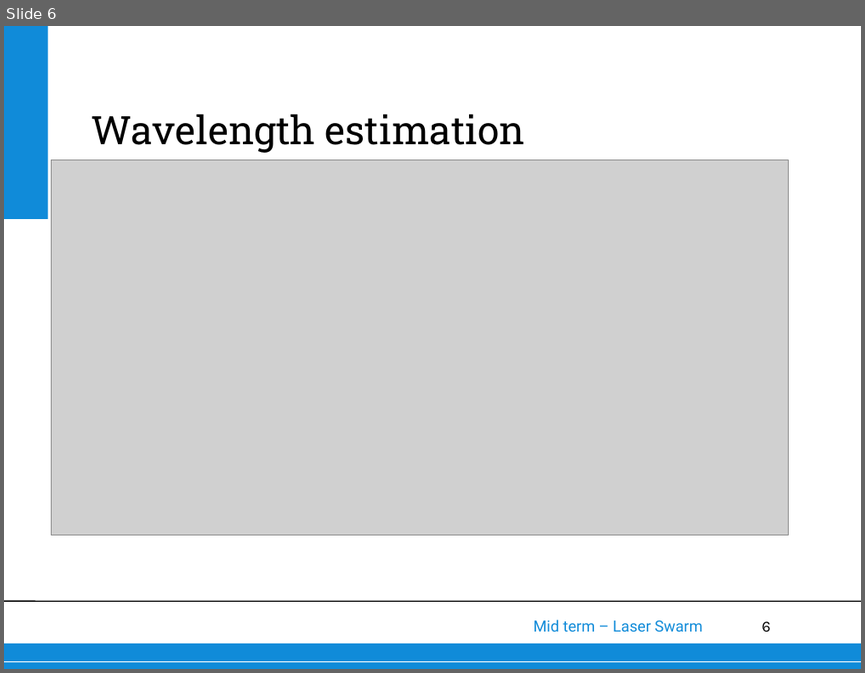
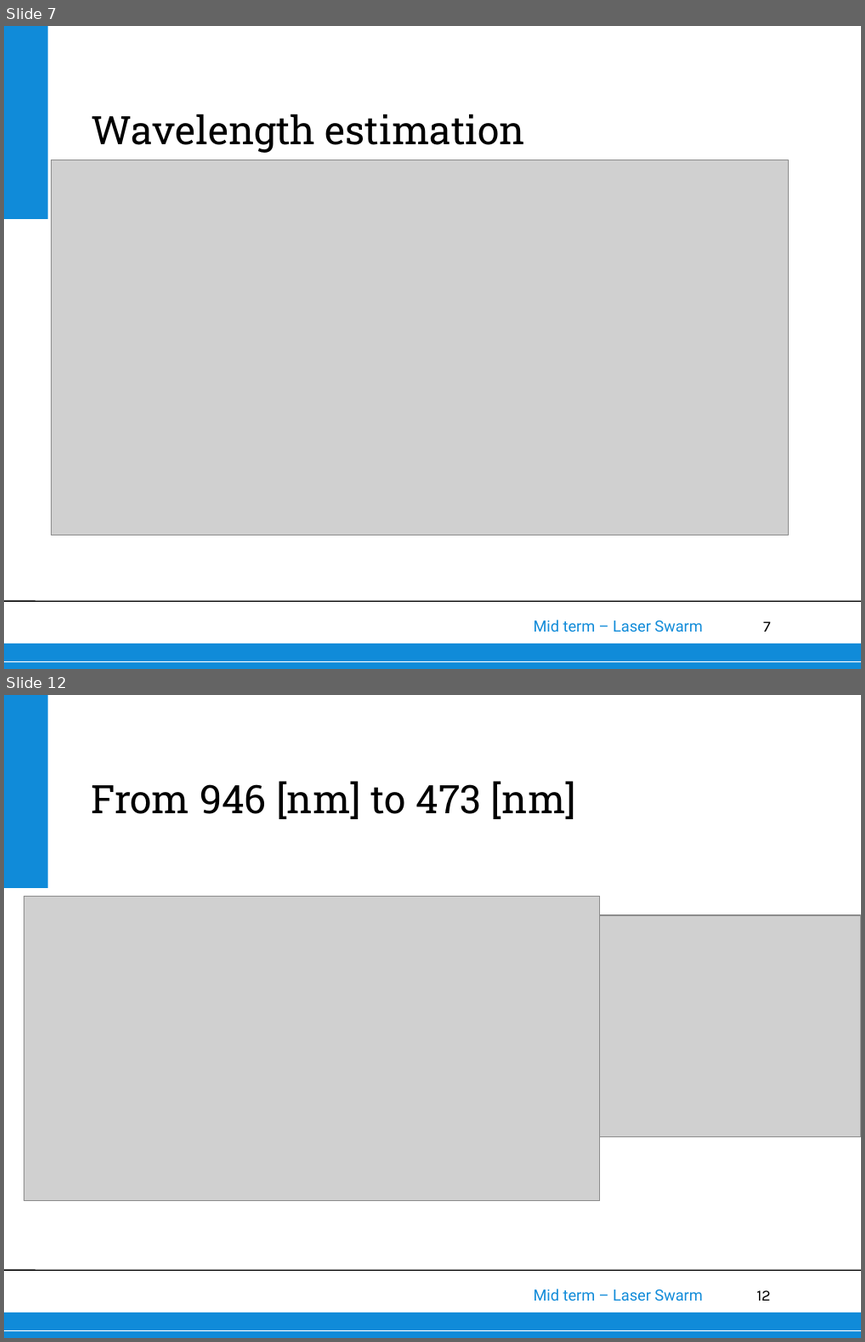
Before and after one commit to thewisenerd/laser-swarm, a slide deck: midTermPresentation/subsections/OS.ppt. Shown one above the other, each under a label of ours: slide 6 before the commit, slides 7 and 12 after it; the slides between them are not shown. The pictures are 865x673 and 865x1342 pixels, drawn with LibreOffice and Linux fonts; fonts in the diff are those of the drawing; grey boxes stand for pictures; background and template pictures are left out. Boxes give left, top, right and bottom in pixels: in the first picture for what was removed or moved away, otherwise in the second. Text is boxed around its words. In the diff, an @@ line names an element or a change of style, - is before the commit and + after.

```diff
--- a/midTermPresentation/subsections/OS.ppt
+++ b/midTermPresentation/subsections/OS.ppt
@@ slide 12 added at [4,695,861,1338], background #FFFFFF; not listed: 6 template elements that a slide beside it also shows @@
@@ title added at [91,781,576,819], 33 pt, text #000000 @@
+From 946 [nm] to 473 [nm]
@@ picture added at [24,896,601,1201] @@
@@ picture added at [553,915,861,1137] @@
@@ what was slide 6 is now slide 7 @@
@@ page number at [763,621,771,631]: text changed @@
-6
+7
```
Also in this commit, not shown: 2 slides changed, 6 other slides added.
